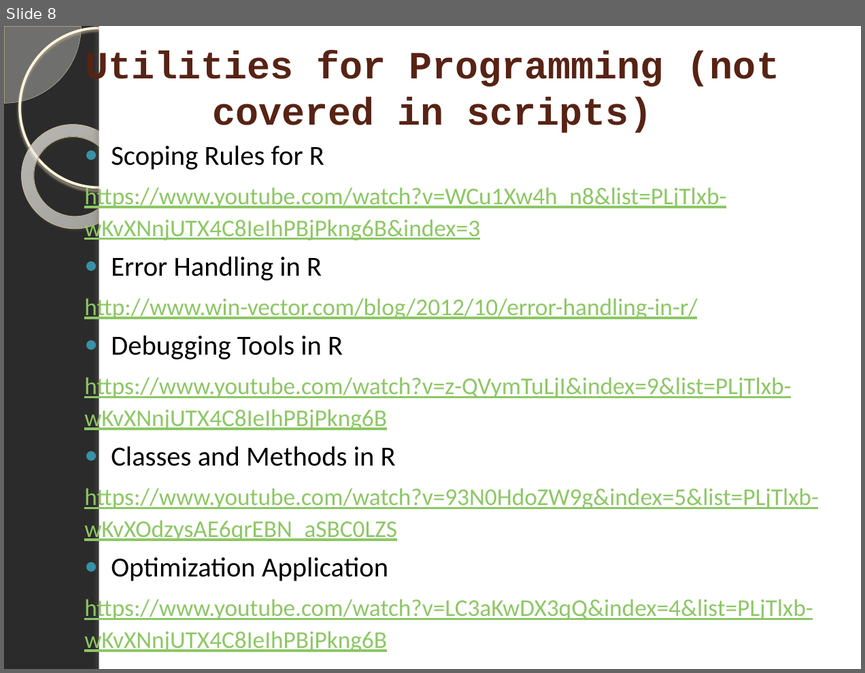
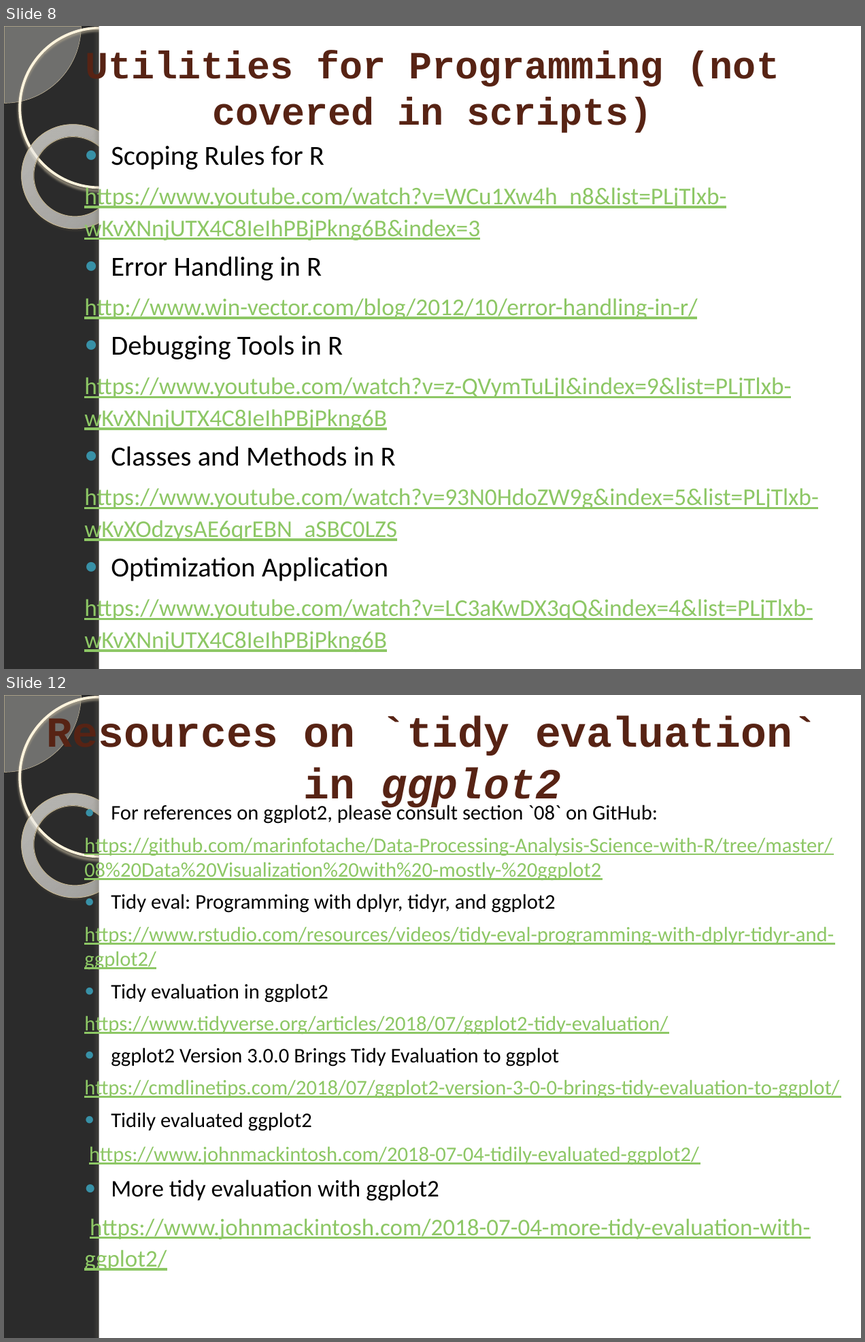
Before and after one commit to marinfotache/Data-Processing-Analysis-Science-with-R, a slide deck: 04 Basic Programming/04_Programming_UDFs_eval_tidyeval.pptx. Shown one above the other, each under a label of ours: slide 8 before the commit, slides 8 and 12 after it; the slides between them are not shown. The pictures are 865x673 and 865x1342 pixels, drawn with LibreOffice and Linux fonts; fonts in the diff are those of the drawing; background and template pictures are left out; a plain dark background stands for a picture behind light text. Boxes give left, top, right and bottom in pixels: in the first picture for what was removed or moved away, otherwise in the second. Text is boxed around its words. In the diff, an @@ line names an element or a change of style, - is before the commit and + after.

```diff
--- a/04 Basic Programming/04_Programming_UDFs_eval_tidyeval.pptx
+++ b/04 Basic Programming/04_Programming_UDFs_eval_tidyeval.pptx
@@ slide 12 added at (4,695,861,1338), background picture (left out); not listed: 5 template elements that a slide beside it also shows @@
@@ title added at (47,716,818,810), 36 pt, text #572314, bold @@
+Resources on `tidy evaluation` in ggplot2
@@ text added at (84,802,839,1272), 17.5 pt, text #8DC765, underline @@
+● For references on ggplot2, please consult section `08` on GitHub:
+https://github.com/marinfotache/Data-Processing-Analysis-Science-with-R/tree/master/08%20Data%20Visualization%20with%20-mostly-%20ggplot2
+● Tidy eval: Programming with dplyr, tidyr, and ggplot2
+https://www.rstudio.com/resources/videos/tidy-eval-programming-with-dplyr-tidyr-and-ggplot2/
+● Tidy evaluation in ggplot2
+https://www.tidyverse.org/articles/2018/07/ggplot2-tidy-evaluation/
+● ggplot2 Version 3.0.0 Brings Tidy Evaluation to ggplot
+https://cmdlinetips.com/2018/07/ggplot2-version-3-0-0-brings-tidy-evaluation-to-ggplot/
+● Tidily evaluated ggplot2
+https://www.johnmackintosh.com/2018-07-04-tidily-evaluated-ggplot2/
+● More tidy evaluation with ggplot2
+https://www.johnmackintosh.com/2018-07-04-more-tidy-evaluation-with-ggplot2/
```
Also in this commit, not shown: 2 slides changed, 3 other slides added, 1 other file.
